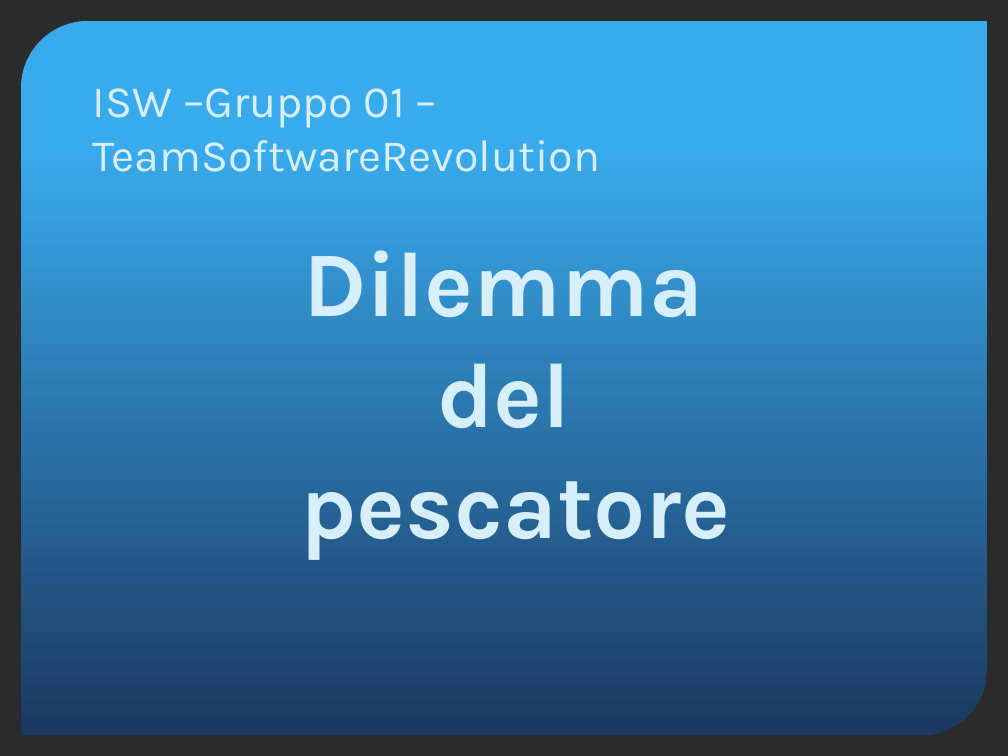
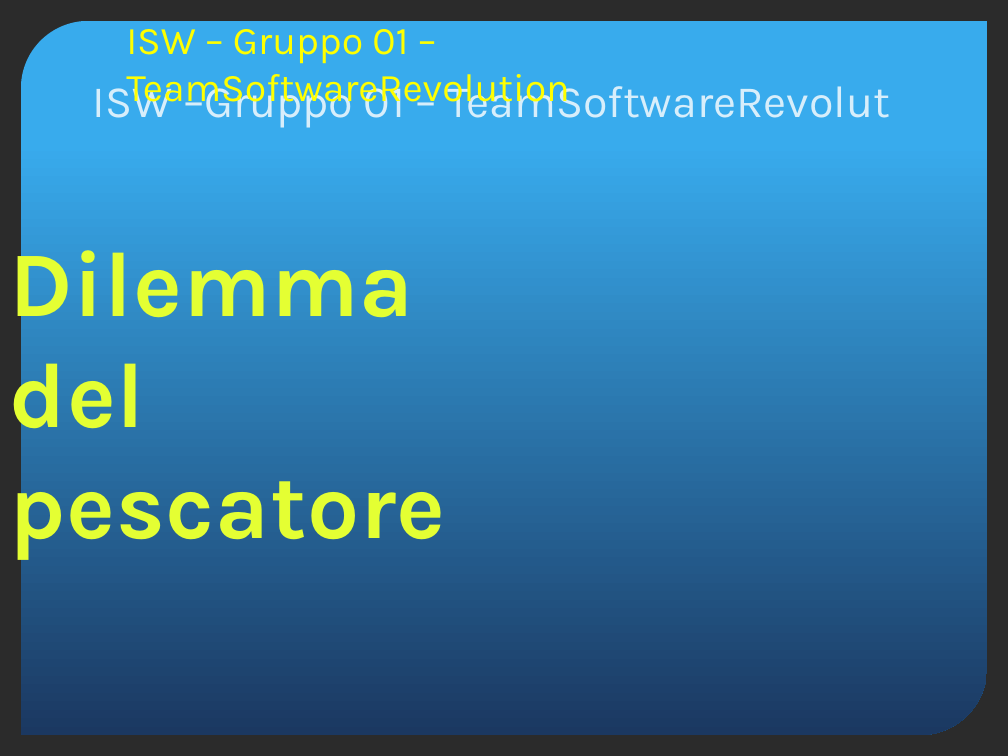
Before and after one commit to yan0z/ISW, a slide deck: slide 1 of Quesito4-presentazione.pptx. Drawn at 1008x756 pixels with LibreOffice and Linux fonts; fonts in the diff are those of the drawing; background and template pictures are left out; a plain dark background stands for a picture behind light text. Boxes give left, top, right and bottom in pixels: in the first picture for what was removed or moved away, otherwise in the second. Text is boxed around its words. In the diff, an @@ line names an element or a change of style, - is before the commit and + after.

```diff
--- a/Quesito4-presentazione.pptx
+++ b/Quesito4-presentazione.pptx
@@ text added at [126, 19, 570, 111], 28 pt, text #FFFF00 @@
+ISW – Gruppo 01 – TeamSoftwareRevolution
@@ text at [93, 77, 890, 128]: text changed @@
-ISW –Gruppo 01 – TeamSoftwareRevolution
+ISW –Gruppo 01 – TeamSoftwareRevolut
@@ text "Dilemma" at [10, 233, 446, 559]: text colour #D7EEFB to gradient #E4FF33 to #BBD701, letter spacing 0 to 0.5 pt; alignment centre to left @@
```
Also in this commit, not shown: 9 other slides changed, 1 slide removed.
